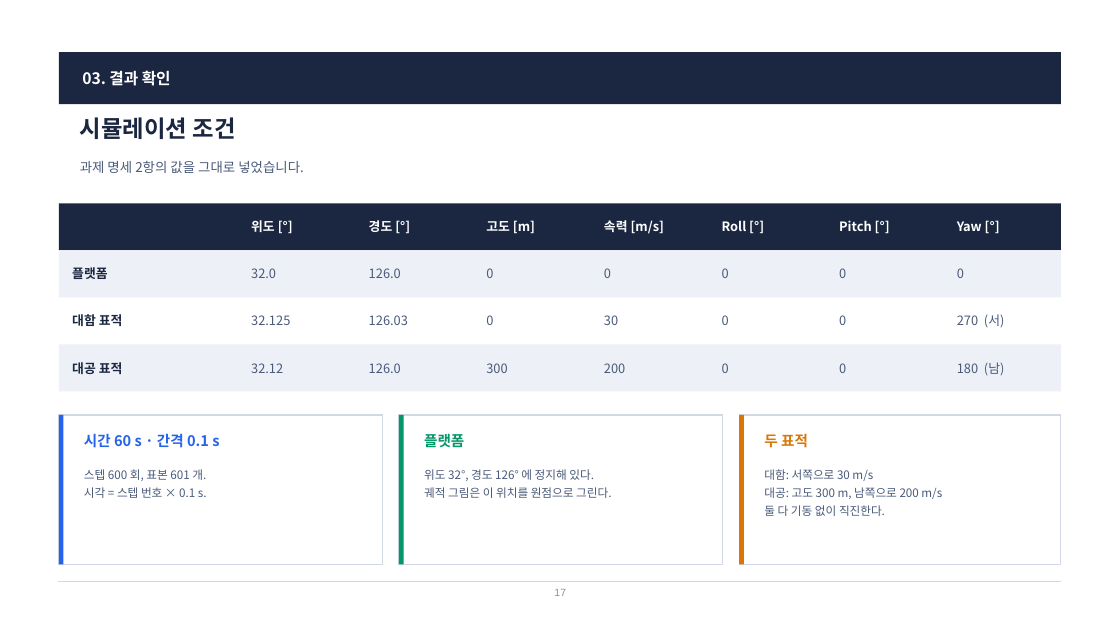
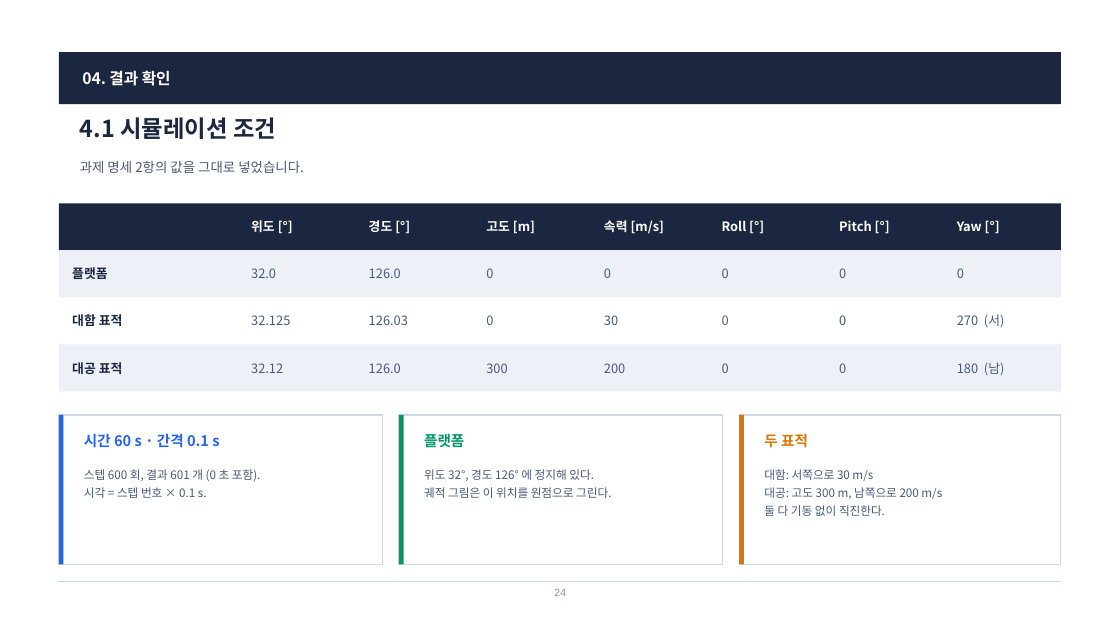
Before and after one commit to harley-hwan/radar-sw-study, a slide deck: slide 24 of Part3_TargetSim/ref/산출물/Chapter3_TargetSim.pptx (slide 17 before the commit). Drawn at 1120x630 pixels with LibreOffice and Linux fonts; fonts in the diff are those of the drawing. Boxes give left, top, right and bottom in pixels: in the first picture for what was removed or moved away, otherwise in the second. Text is boxed around its words. In the diff, an @@ line names an element or a change of style, - is before the commit and + after.

```diff
--- a/Part3_TargetSim/ref/산출물/Chapter3_TargetSim.pptx
+++ b/Part3_TargetSim/ref/산출물/Chapter3_TargetSim.pptx
@@ text at box(82, 70, 171, 86): text changed @@
-03. 결과 확인
+04. 결과 확인
@@ text at box(80, 117, 276, 139): text changed @@
-시뮬레이션 조건
+4.1 시뮬레이션 조건
@@ text at box(84, 469, 261, 481): text changed @@
-스텝 600 회, 표본 601 개.
+스텝 600 회, 결과 601 개 (0 초 포함).
@@ text at box(554, 589, 566, 596): text changed @@
-17
+24
```
Also in this commit, not shown: 18 other slides changed, 11 slides added, 2 slides removed, 5 other files.
